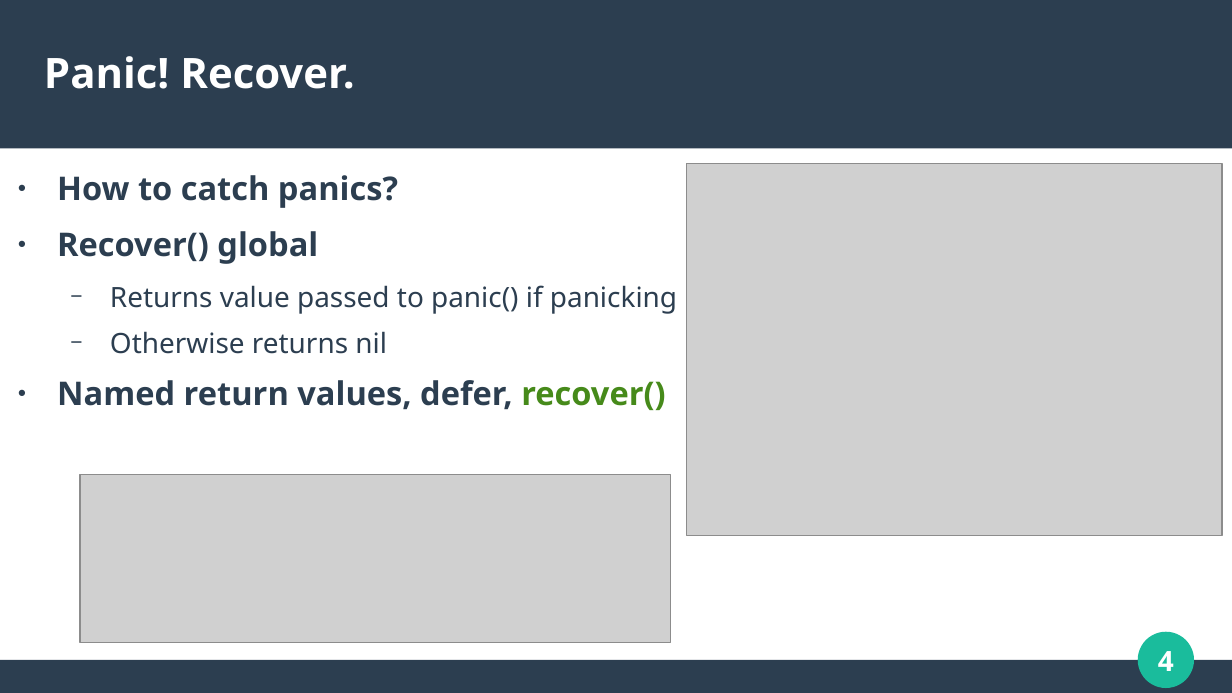
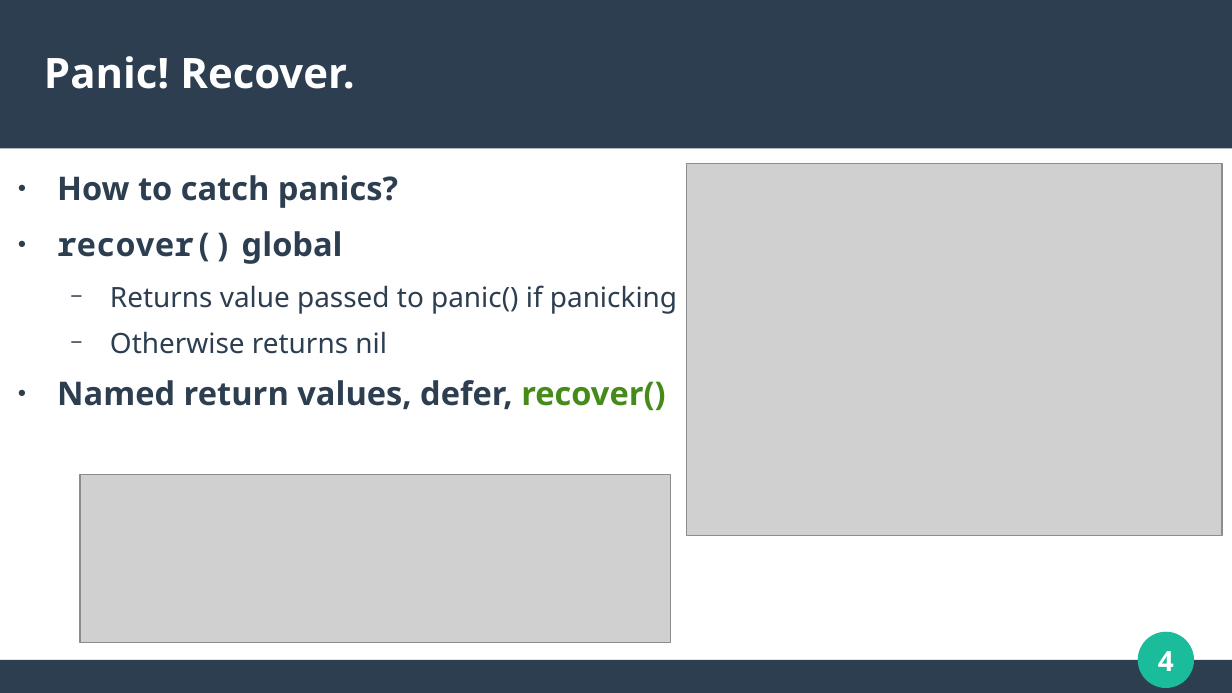
Before and after one commit to calvincramer/golang-training-3-completed, a slide deck: slide 4 of presentation-3.odp. Drawn at 1232x693 pixels with LibreOffice and Linux fonts; fonts in the diff are those of the drawing; grey boxes stand for pictures. Boxes give left, top, right and bottom in pixels: in the first picture for what was removed or moved away, otherwise in the second. Text is boxed around its words. In the diff, an @@ line names an element or a change of style, - is before the commit and + after.

```diff
--- a/presentation-3.odp
+++ b/presentation-3.odp
@@ text at box(57, 231, 343, 264): text changed; font Noto Sans to Noto Sans Mono @@
-● Recover() global
+● recover() global
```
Also in this commit, not shown: 3 other slides changed, 1 other file.
